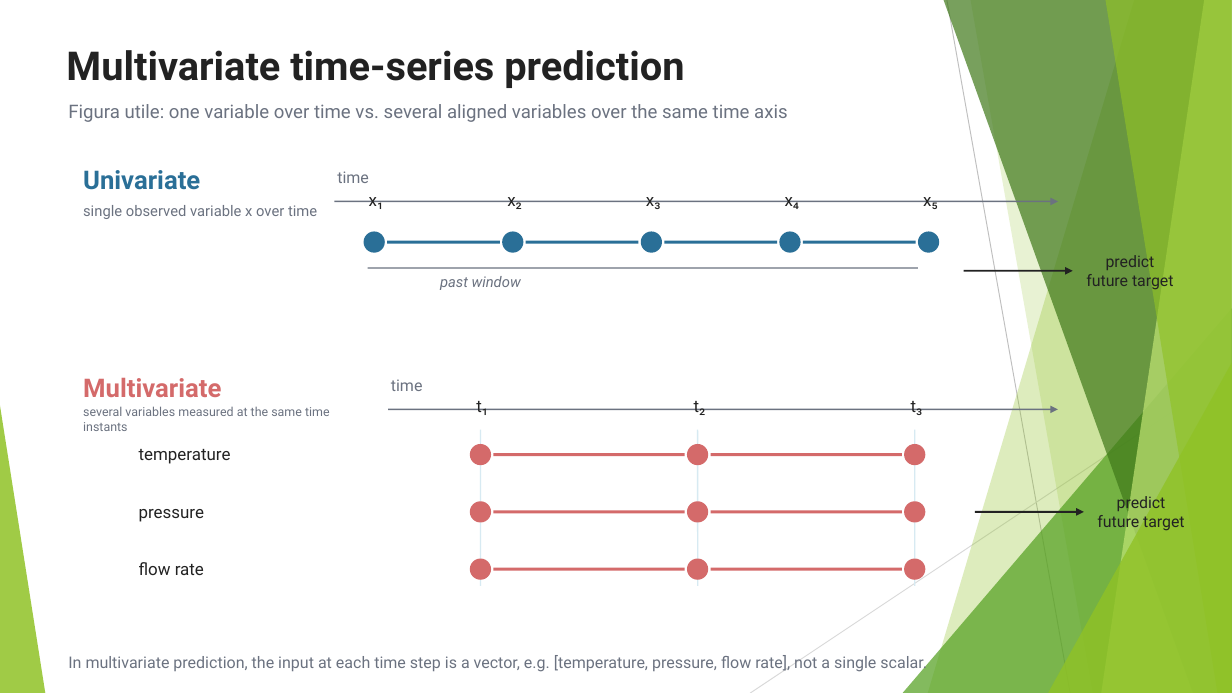
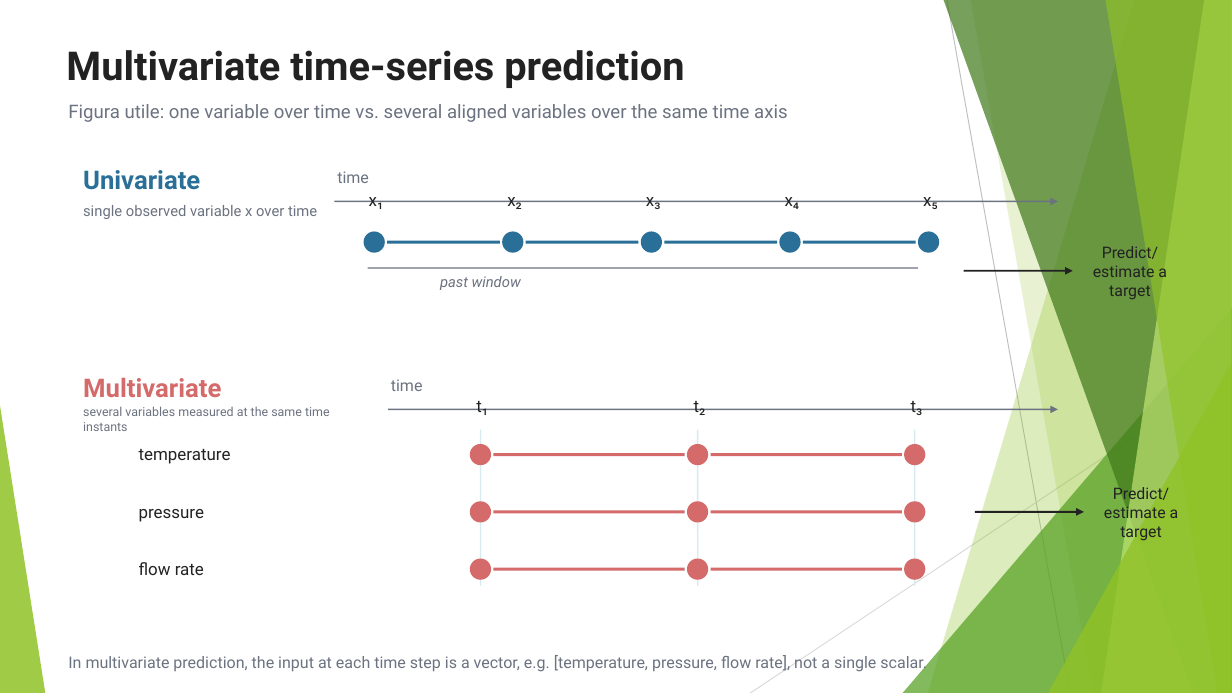
Before and after one commit to FranzGH/timeseries, a slide deck: slide 13 of Slides/01 Problem formulation and data structure.pptx. Drawn at 1232x693 pixels with LibreOffice and Linux fonts; fonts in the diff are those of the drawing. Boxes give left, top, right and bottom in pixels: in the first picture for what was removed or moved away, otherwise in the second. Text is boxed around its words. In the diff, an @@ line names an element or a change of style, - is before the commit and + after.

```diff
--- a/Slides/01 Problem formulation and data structure.pptx
+++ b/Slides/01 Problem formulation and data structure.pptx
@@ text at <box>1093,246,1167,299</box>: text changed @@
-predict
-future target
+Predict/ estimate a target
@@ text at <box>1104,485,1179,542</box>: text changed @@
-predict
-future target
+Predict/ estimate a target
```
Also in this commit, not shown: 7 other slides changed, 1 slide added, 1 other file.
